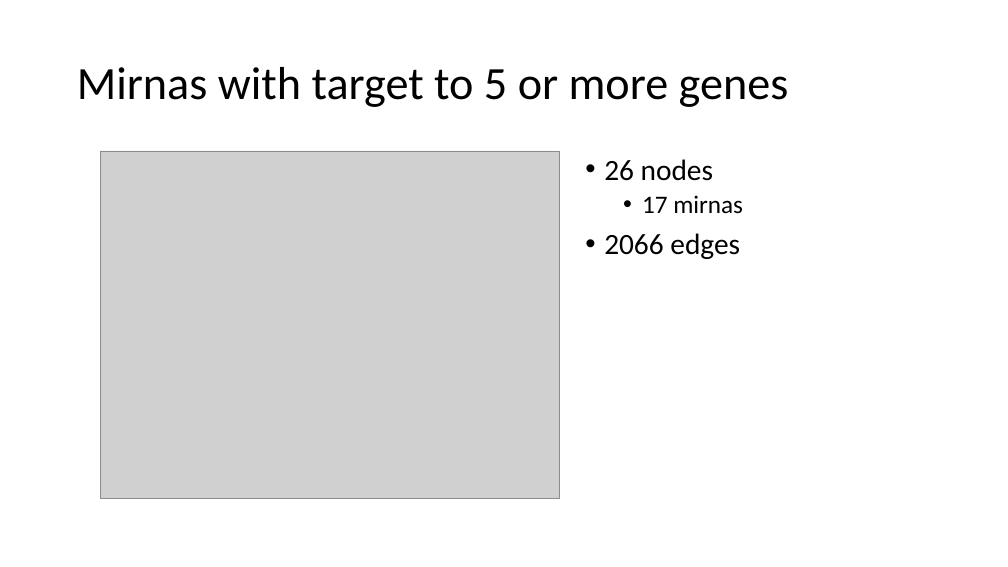
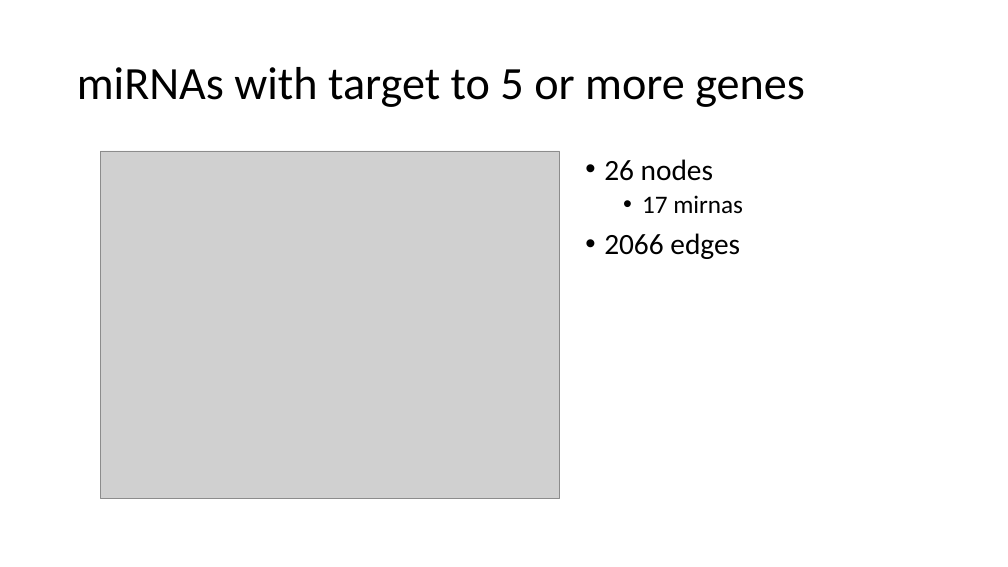
Before and after one commit to GuerreroVazquez/miRNA_small_tools, a slide deck: slide 24 of Presentations/Dryrun.pptx (slide 23 before the commit). Drawn at 1008x567 pixels with LibreOffice and Linux fonts; fonts in the diff are those of the drawing; grey boxes stand for pictures. Boxes give left, top, right and bottom in pixels: in the first picture for what was removed or moved away, otherwise in the second. Text is boxed around its words. In the diff, an @@ line names an element or a change of style, - is before the commit and + after.

```diff
--- a/Presentations/Dryrun.pptx
+++ b/Presentations/Dryrun.pptx
@@ title at (77,67,805,107): text changed @@
-Mirnas with target to 5 or more genes
+miRNAs with target to 5 or more genes
```
Also in this commit, not shown: 8 other slides changed, 17 slides added.
